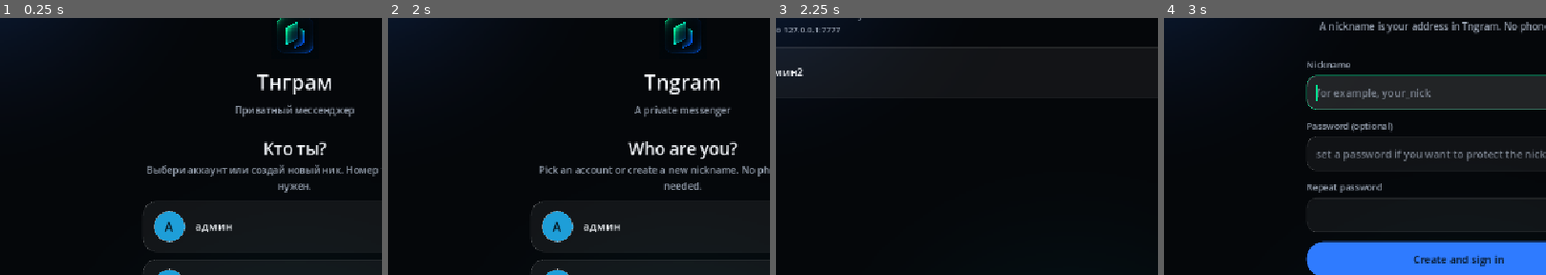
Above: before the commit, frames 1-4 (left to right).
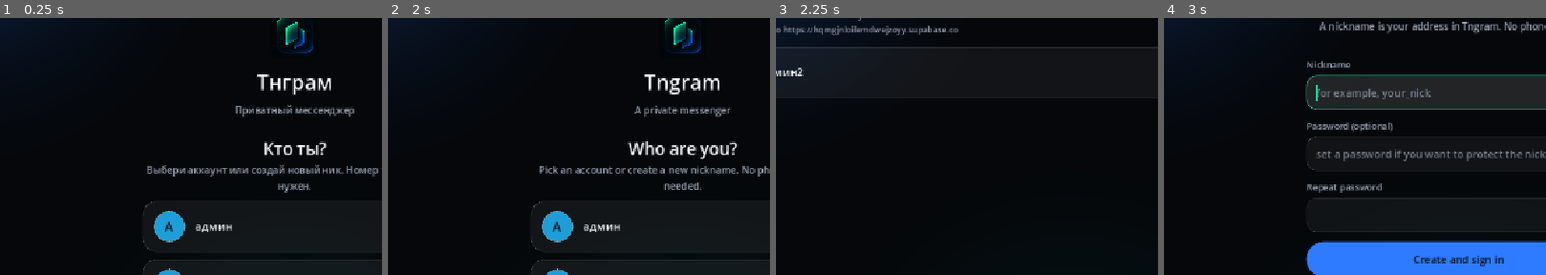
Above: after the commit, the same moments.

Repository: tatnab95/TNGram
Game: Godot game, scene res://scenes/Main.tscn
The game is run twice, just before and just after one commit, with the same random seed, the same clock (stepped at 60 frames per second) and the same inputs.
Inputs (mouse positions are % of the whole screen's width and height, from its top left):
- Up to frame 1 (0.25 s): no input
- Up to frame 2 (2 s): click "RU" at 0.5 s; click "EN" at 1.25 s
- Up to frame 3 (2.25 s): click (50, 61) at 2.02 s
- Up to frame 4 (3 s): click "New nickname" at 2.75 s
The pictures show only the part of the screen within x 11-61%, y 21-71%; the shares and areas given below are measured in that part.

Frames 1-2 are identical in both runs. In frame 3, 0.7% of the frame differs, in the area x 2-48%, y 2-7%; in frame 4, nothing differs.

Commit message:
0.3.1r

Diff:
--- a/tn-gram_godot/scripts/Store.gd
+++ b/tn-gram_godot/scripts/Store.gd
@@ -207,15 +207,18 @@
 
 ## ------------------------------------------------------------------ связь
 
+## Адрес по умолчанию — облако: тогда на любом компьютере всё работает сразу,
+## ничего не надо вписывать. Свой сервер (домашняя сеть) ставится вручную в
+## «Настройки → Связь» — например, 192.168.1.102:7777.
 func relay_host() -> String:
-	return String(settings.get("relay_host", P.DEFAULT_HOST))
+	return String(settings.get("relay_host", P.CLOUD_DEFAULT_URL))
 
 func relay_port() -> int:
 	return int(settings.get("relay_port", P.DEFAULT_PORT))
 
 ## Публичный ключ облачного проекта (Supabase). Не секрет: его можно показывать.
 func relay_key() -> String:
-	return String(settings.get("relay_key", ""))
+	return String(settings.get("relay_key", P.CLOUD_DEFAULT_KEY))
 
 ## Галочка «подключаться при входе». По умолчанию включена: иначе входящий на связь
 ## пользователь просто набирает текст, и сообщение уходит только на своё устройство.
--- a/tn-gram_godot/scripts/net/Protocol.gd
+++ b/tn-gram_godot/scripts/net/Protocol.gd
@@ -18,6 +18,12 @@
 const CLOUD_REALTIME_PATH := "/realtime/v1/websocket"
 const CLOUD_VSN := "1.0.0"
 const CLOUD_TOPIC := "realtime:public:messages"
+
+## Готовый облачный проект «Тнграм». Если ничего не настраивать, приложение
+## подключается сюда — и работает из любой точки интернета, без своего сервера.
+## Свой сервер (домашняя сеть) включается в «Настройки → Связь» или через start.bat.
+const CLOUD_DEFAULT_URL := "https://hqmgjnloilemdwejzoyy.supabase.co"
+const CLOUD_DEFAULT_KEY := "sb_publishable_eyJSH1Zs1IDEeE61009XDw_cQt5ujXj"
 
 ## Адрес похож на облачный? (http/https или что-то.supabase.co)
 static func is_cloud(url: String) -> bool:
--- a/tn-gram_godot/tests/CloudAppTest.gd
+++ b/tn-gram_godot/tests/CloudAppTest.gd
@@ -78,10 +78,10 @@
 	check("свой ник создан", bool(Store.create_account(my_nick, "").get("ok")))
 	check("вошли под своим ником", bool(Store.login(my_nick, "").get("ok")), Store.current_nick)
 
-	Store.set_relay(url, 7777, true, key)
-	check("приложение настроено на облако",
+	# Ничего не настраиваем: приложение обязано само ходить в облако по умолчанию.
+	check("приложение по умолчанию настроено на облако",
 		Store.relay_host() == url and Store.relay_key() == key and Store.relay_auto(),
-		Store.relay_host())
+		Store.relay_host() + " / ключ " + str(Store.relay_key().length()))
 
 	# ---------------------------------------------------------- второе «устройство»
 	var peer_inbox: Array = []
--- a/tn-gram_godot/tests/SmokeTest.gd
+++ b/tn-gram_godot/tests/SmokeTest.gd
@@ -4,6 +4,7 @@
 ## Проверяет данные, вход, переписку, переключение языка/темы и сборку экранов.
 
 const TnNetScript := preload("res://scripts/net/TnNet.gd")
+const Protocol := preload("res://scripts/net/Protocol.gd")
 
 var failures := 0
 var passes := 0
@@ -115,6 +116,12 @@
 	check("переписка с гостем убрана", Store.messages("гость").is_empty())
 
 	# ---------------------------------------------------------- 5в. Настройки связи
+	# Пока адрес не задан, приложение само настраивается на облако
+	check("по умолчанию приложение настраивается на облако",
+		Store.relay_host() == Protocol.CLOUD_DEFAULT_URL, Store.relay_host())
+	check("и уже знает публичный ключ проекта",
+		Store.relay_key() == Protocol.CLOUD_DEFAULT_KEY, Store.relay_key())
+	check("по умолчанию подключение при входе включено", Store.relay_auto())
 	Store.set_relay("192.168.1.5", 8123, true)
 	check("адрес сервера запоминается", Store.relay_host() == "192.168.1.5", Store.relay_host())
 	check("порт сервера запоминается", Store.relay_port() == 8123, str(Store.relay_port()))
Not shown, added: tn-gram_godot/export_presets.cfg
Not shown, added: tn-gram_godot/tests/CloudAppTest.gd.uid
Not shown, added: tn-gram_godot/tests/CloudTest.gd.uid
Not shown, changed: tn-gram_godot/start.bat
